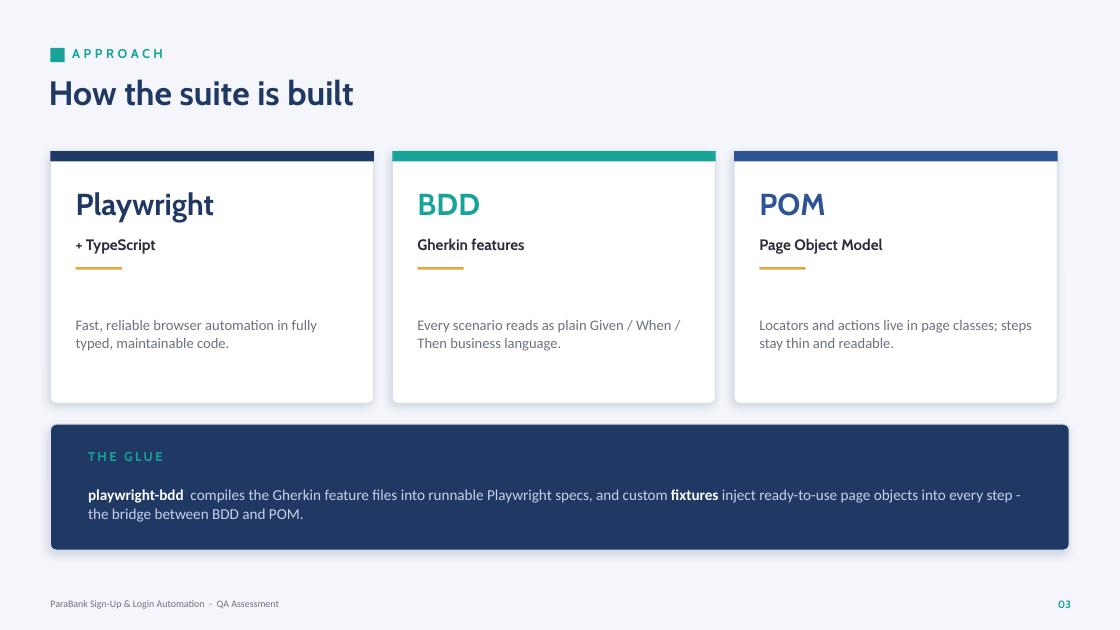
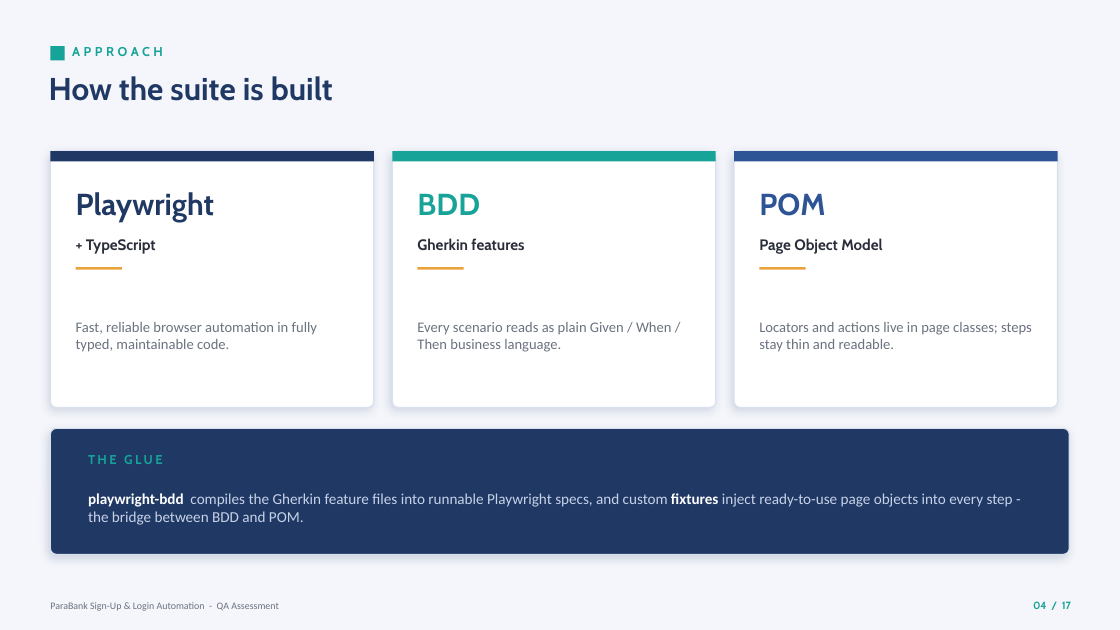
Before and after one commit to ashikmohamed86-svg/parabank-automation, a slide deck: slide 4 of presentation/ParaBank_Assessment_Demo.pptx (slide 3 before the commit). Drawn at 1120x630 pixels with LibreOffice and Linux fonts; fonts in the diff are those of the drawing. Boxes give left, top, right and bottom in pixels: in the first picture for what was removed or moved away, otherwise in the second. Text is boxed around its words. In the diff, an @@ line names an element or a change of style, - is before the commit and + after.

```diff
--- a/presentation/ParaBank_Assessment_Demo.pptx
+++ b/presentation/ParaBank_Assessment_Demo.pptx
@@ text "How the suite is built" at [49, 76, 333, 101]: size 29 to 27 pt @@
@@ rounded rectangle: place and size @@
-rounded rectangle at [50, 151, 374, 403]
+rounded rectangle at [50, 151, 374, 408]
@@ rounded rectangle: place and size @@
-rounded rectangle at [392, 151, 716, 403]
+rounded rectangle at [392, 151, 716, 408]
@@ rounded rectangle: place and size @@
-rounded rectangle at [734, 151, 1058, 403]
+rounded rectangle at [734, 151, 1058, 408]
@@ rounded rectangle: place and size @@
-rounded rectangle at [50, 424, 1070, 550]
+rounded rectangle at [50, 429, 1070, 555]
@@ text "playwright-bdd compiles the Gherkin feature ...": place and size @@
-text "playwright-bdd compiles the Gherkin feature ..." at [88, 489, 1013, 522]
+text "playwright-bdd compiles the Gherkin feature ..." at [88, 493, 1013, 525]
@@ text at [1033, 601, 1071, 609]: text changed @@
-03
+04 / 17
```
Also in this commit, not shown: 8 other slides changed, 8 slides added, 2 slides removed.
